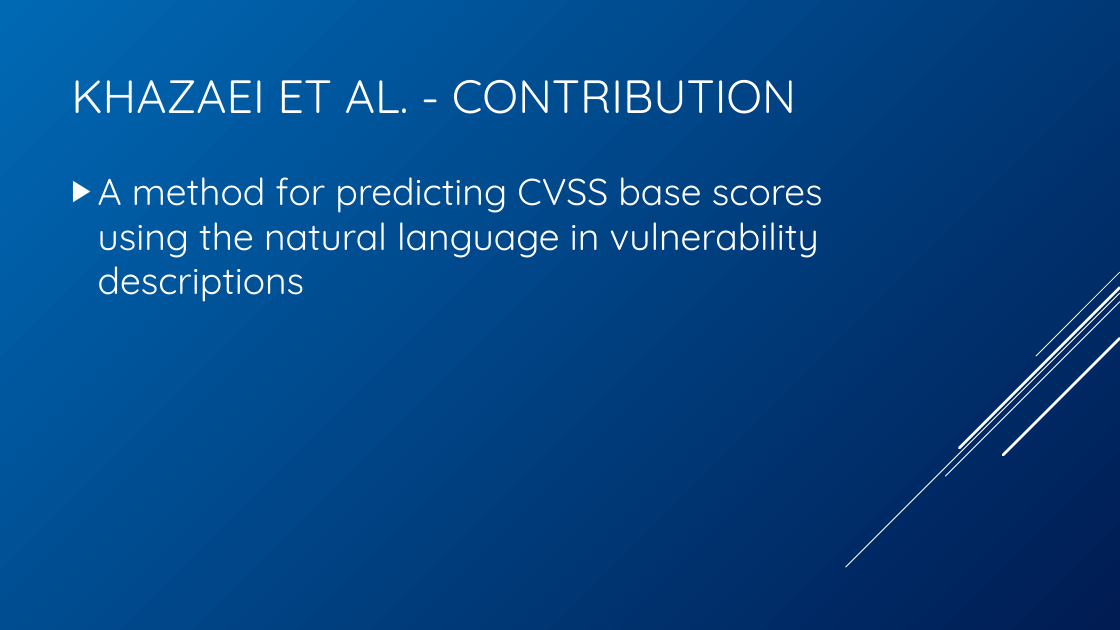
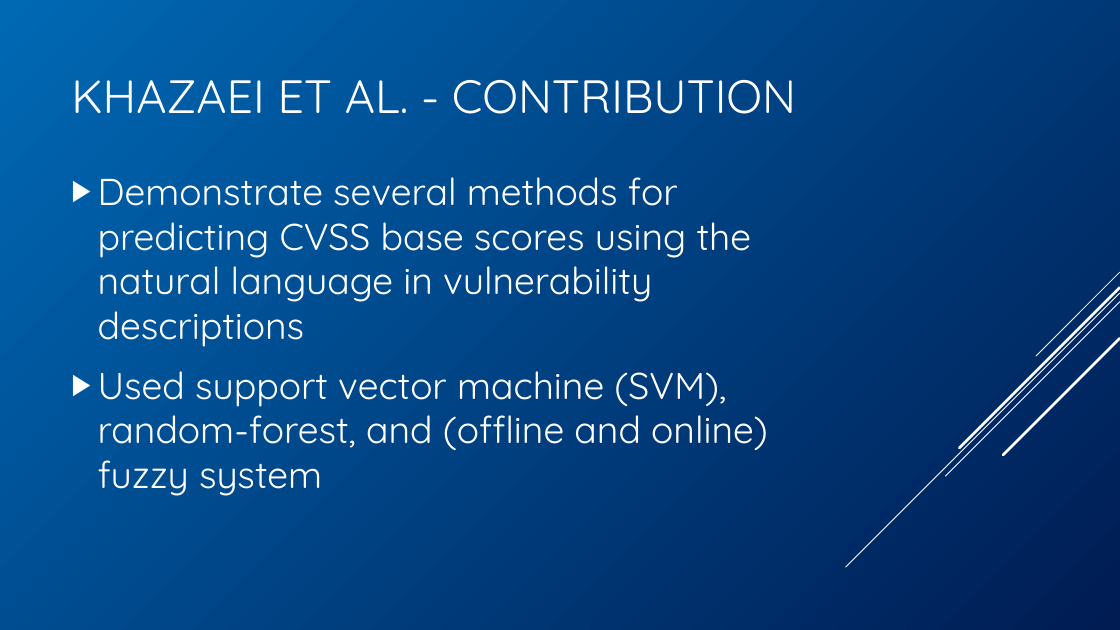
Before and after one commit to BenChurch/Winter2017, a slide deck: slide 23 of CISC848/BackgroundPentation/ChurchCISC848Background.pptx. Drawn at 1120x630 pixels with LibreOffice and Linux fonts; fonts in the diff are those of the drawing. Boxes give left, top, right and bottom in pixels: in the first picture for what was removed or moved away, otherwise in the second. Text is boxed around its words. In the diff, an @@ line names an element or a change of style, - is before the commit and + after.

```diff
--- a/CISC848/BackgroundPentation/ChurchCISC848Background.pptx
+++ b/CISC848/BackgroundPentation/ChurchCISC848Background.pptx
@@ text at <box>98,177,768,496</box>: text changed @@
-▶ A method for predicting CVSS base scores using the natural language in vulnerability descriptions
+▶ Demonstrate several methods for predicting CVSS base scores using the natural language in vulnerability descriptions
+▶ Used support vector machine (SVM), random-forest, and (offline and online) fuzzy system
```
Also in this commit, not shown: 15 other slides changed, 1 slide added.
